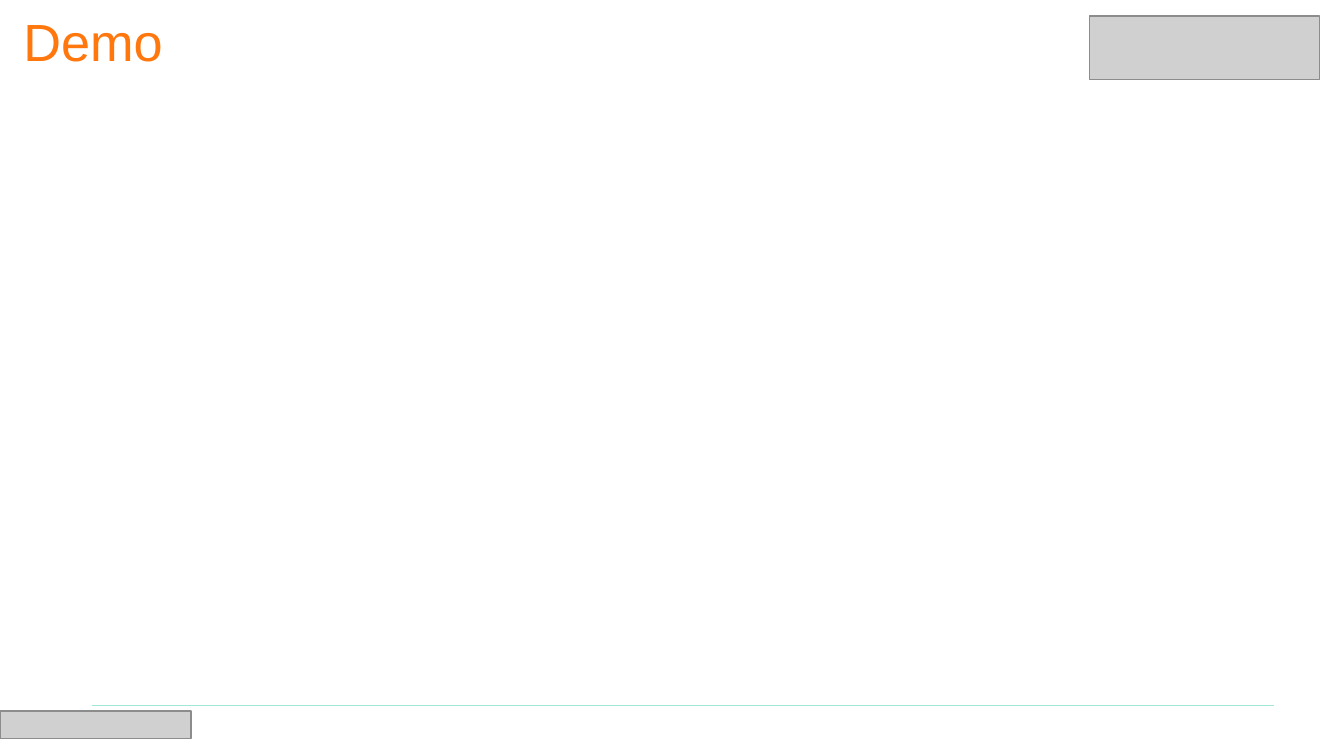
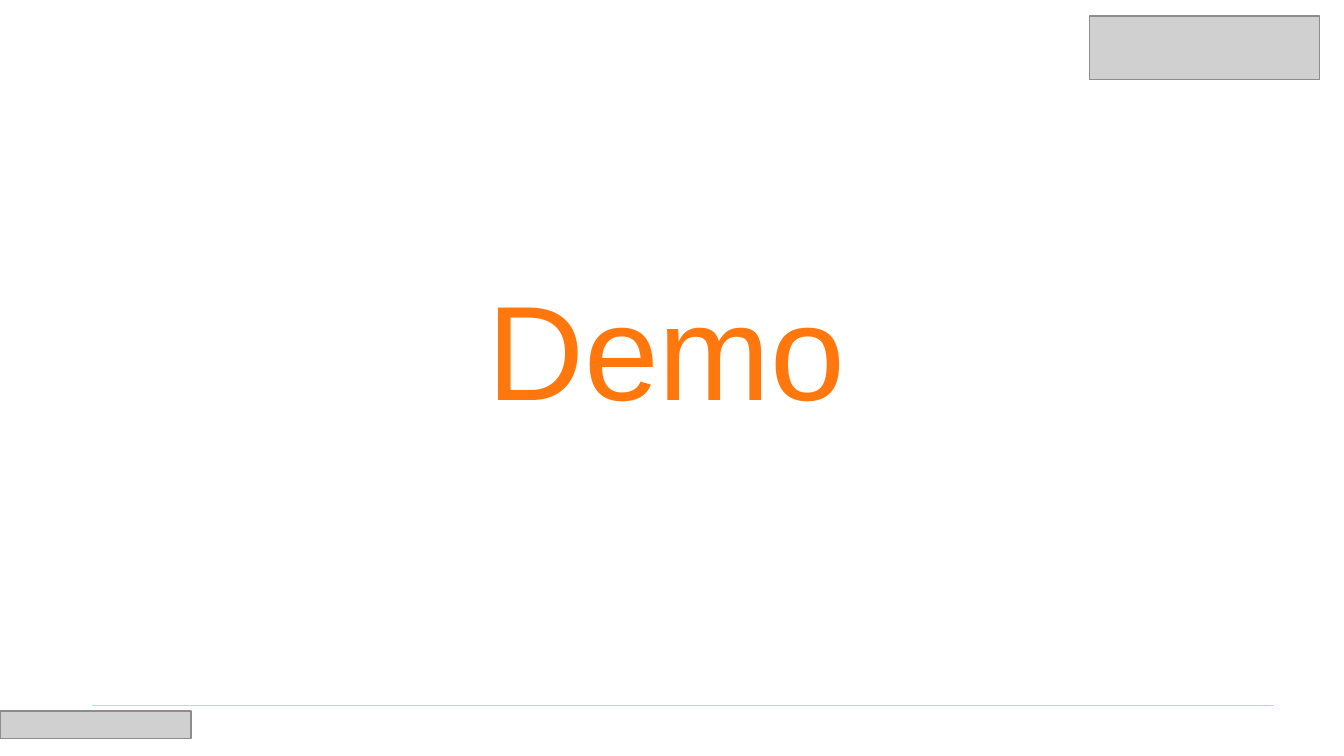
Before and after one commit to Ch3-wy/my-website, a slide deck: slide 10 of Presentation/TE Presentation.pptx (slide 11 before the commit). Drawn at 1344x756 pixels with LibreOffice and Linux fonts; fonts in the diff are those of the drawing; grey boxes stand for pictures. Boxes give left, top, right and bottom in pixels: in the first picture for what was removed or moved away, otherwise in the second. Text is boxed around its words. In the diff, an @@ line names an element or a change of style, - is before the commit and + after.

```diff
--- a/Presentation/TE Presentation.pptx
+++ b/Presentation/TE Presentation.pptx
@@ text "Demo": place and size @@
-text "Demo" at [23,25,162,62]
+text "Demo" at [487,307,845,402]
@@ text "Demo" at [487,307,845,402]: size 28 to 72 pt; alignment left to centre; vertical alignment middle to top @@
```
Also in this commit, not shown: 7 other slides changed.
